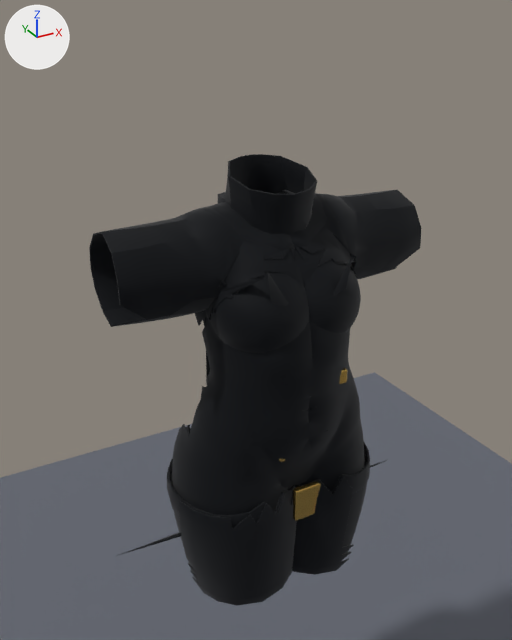
The Blender file Assets/GenWorks/siroino-military-sheer-romper-large/Source/Blender/SiroinoMilitarySheerRomperLarge.blend as it was, and as the next commit left it.
Camera for both pictures: a 50 mm lens placed at (-0.479, -0.84, 1.332), pointed at (-0.008, 0.016, 0.904). Arrows for +X, +Y and +Z are at upper left; the lights stay in place. The picture after the commit comes second.

The scene before the commit, as lines of its bpy script (objects in view):
```python
ob_military_asymmetric_front_flap = bpy.data.objects.new('Military_Asymmetric_Front_Flap', me_military_asymmetric_front_flap_mesh)
ob_military_asymmetric_front_flap.location = (0.0, 0.0, 0.0)
ob_military_belt_buckle = bpy.data.objects.new('Military_Belt_Buckle', me_cube_001)
ob_military_belt_buckle.location = (0.011, -0.109, 0.65)
ob_military_sheer_back = bpy.data.objects.new('Military_Sheer_Back', me_military_sheer_back_mesh)
ob_military_sheer_back.location = (0.0, 0.0, 0.0)
# also in view: 'Review_Floor' at (0.0, -0.021, 0.0); 'Military_Fitted_Shorts' at (0.0, -0.002, 0.675); 'Military_Sleeve_L' at (0.1, -0.021, 1.012); 'Military_Sleeve_R' at (-0.096, -0.02, 1.012); 'Military_Waist_Belt' at (0.0, -0.011, 0.628)
```
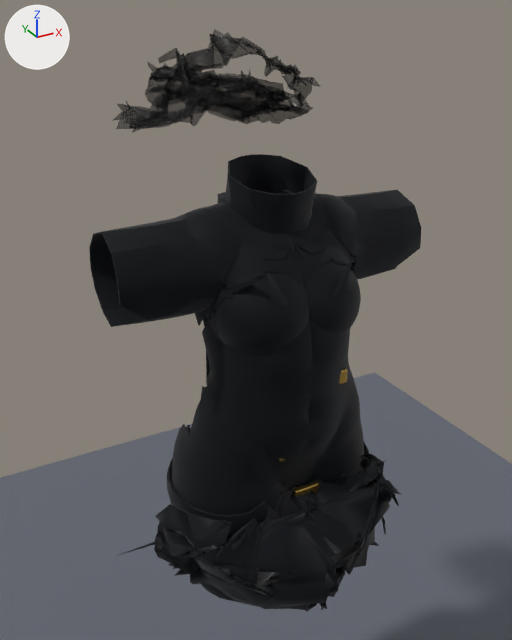
What changed in the scene script:
```text
Change me_military_sheer_back_mesh:
    used by ob_military_sheer_back; location = (0.0, 0.0, 0.0)
    remove me_military_sheer_back_mesh.from_pydata(...)  # 724 vertices, 1234 faces; spans x -0.122..0.122, y -0.05..0.076, z 0.697..1.062
    add me_military_sheer_back_mesh.from_pydata(...)  # 4868 vertices, 9736 faces; spans x -0.16..0.117, y -0.024..0.25, z 1.156..1.309
    me_military_sheer_back_mesh part 1: 4868 vertices added at x -0.16..0.117, y -0.024..0.25, z 1.156..1.309
    other edits to the shape of me_military_sheer_back_mesh do not show in these pictures
Change me_military_asymmetric_front_flap_mesh:
    used by ob_military_asymmetric_front_flap; location = (0.0, 0.0, 0.0)
    remove me_military_asymmetric_front_flap_mesh.from_pydata(...)  # 196 vertices, 288 faces; spans x -0.168..0.109, y -0.125..-0.029, z 0.489..0.683
    add me_military_asymmetric_front_flap_mesh.from_pydata(...)  # 1482 vertices, 3015 faces; spans x -0.209..0.155, y -0.232..-0.025, z 0.487..0.714
    me_military_asymmetric_front_flap_mesh part 2: 196 vertices removed from x -0.168..0.109, y -0.125..-0.029, z 0.489..0.683; 1482 vertices added at x -0.209..0.155, y -0.232..-0.025, z 0.487..0.714
Change ob_military_sheer_back:
    remove _m = ob_military_sheer_back.modifiers.new('Fabric thickness', 'SOLIDIFY')
    remove _m.thickness = 0.0008
    remove _m.offset = 1.0
    remove _m.use_even_offset = True
    remove _m = ob_military_sheer_back.modifiers.new('Finished edge', 'BEVEL')
    remove _m.width = 0.000336
    remove _m.width_pct = 0.000336
    remove _m.segments = 2
Change ob_military_asymmetric_front_flap:
    remove _m = ob_military_asymmetric_front_flap.modifiers.new('Fabric thickness', 'SOLIDIFY')
    remove _m.thickness = 0.0022
    remove _m.offset = 1.0
    remove _m.use_even_offset = True
    remove _m = ob_military_asymmetric_front_flap.modifiers.new('Finished edge', 'BEVEL')
    remove _m.width = 0.000924
    remove _m.width_pct = 0.000924
    remove _m.segments = 2
```

Where the change shows, as pixel boxes (x1, y1, x2, y2) in the pictures (512 x 640 px):
'Military_Asymmetric_Front_Flap', reshaped, modifiers changed (41% wider, 21% taller): before (179, 476, 354, 606); after (154, 454, 402, 611)
'Military_Sheer_Back', reshaped, modifiers changed (not visible before): after (112, 29, 321, 133)
